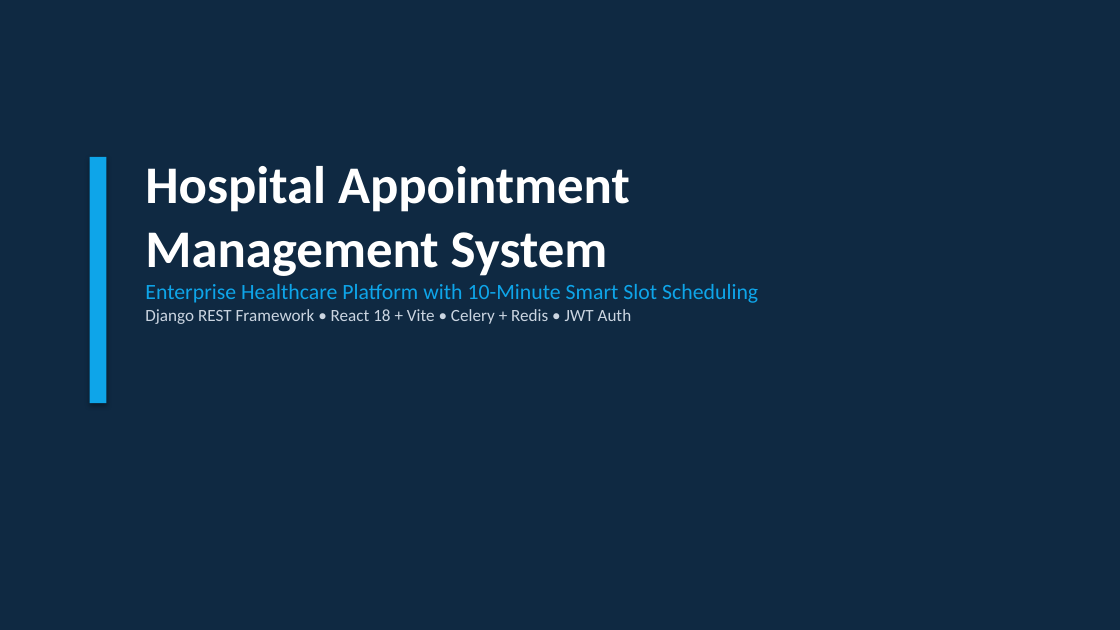
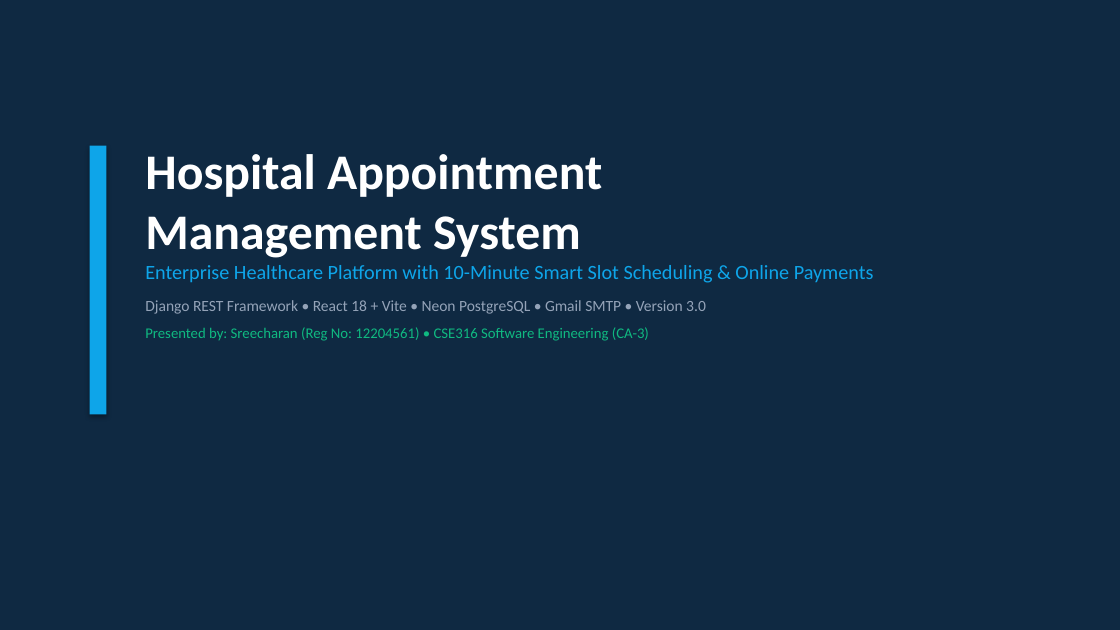
Before and after one commit to Sreecharan01/Hospital-Management-System, a slide deck: slide 1 of hospital_management_system.pptx. Drawn at 1120x630 pixels with LibreOffice and Linux fonts; fonts in the diff are those of the drawing. Boxes give left, top, right and bottom in pixels: in the first picture for what was removed or moved away, otherwise in the second. Text is boxed around its words. In the diff, an @@ line names an element or a change of style, - is before the commit and + after.

Commit message:
feat(presentation): update 16-slide PPTX with INR payments, 50% refund, live Gmail SMTP, and cloud deployment

```diff
--- a/hospital_management_system.pptx
+++ b/hospital_management_system.pptx
@@ rectangle: place and size @@
-rectangle at (90, 157, 106, 403)
+rectangle at (90, 146, 106, 414)
@@ text "Hospital Appointment Management System": place and size @@
-text "Hospital Appointment Management System" at (145, 166, 758, 324)
+text "Hospital Appointment Management System" at (145, 154, 874, 341)
@@ text at (145, 154, 602, 258): size 34 to 32 pt in "Hospital Appointment Management System" @@
@@ text at (145, 265, 874, 341): text changed; size 14 to 13 pt @@
-Enterprise Healthcare Platform with 10-Minute Smart Slot Scheduling
-Django REST Framework • React 18 + Vite • Celery + Redis • JWT Auth
+Enterprise Healthcare Platform with 10-Minute Smart Slot Scheduling & Online Payments
+Django REST Framework • React 18 + Vite • Neon PostgreSQL • Gmail SMTP • Version 3.0
+Presented by: Sreecharan (Reg No: 12204561) • CSE316 Software Engineering (CA-3)
```
Also in this commit, not shown: 15 slides added, 13 slides removed, 1 other file.
